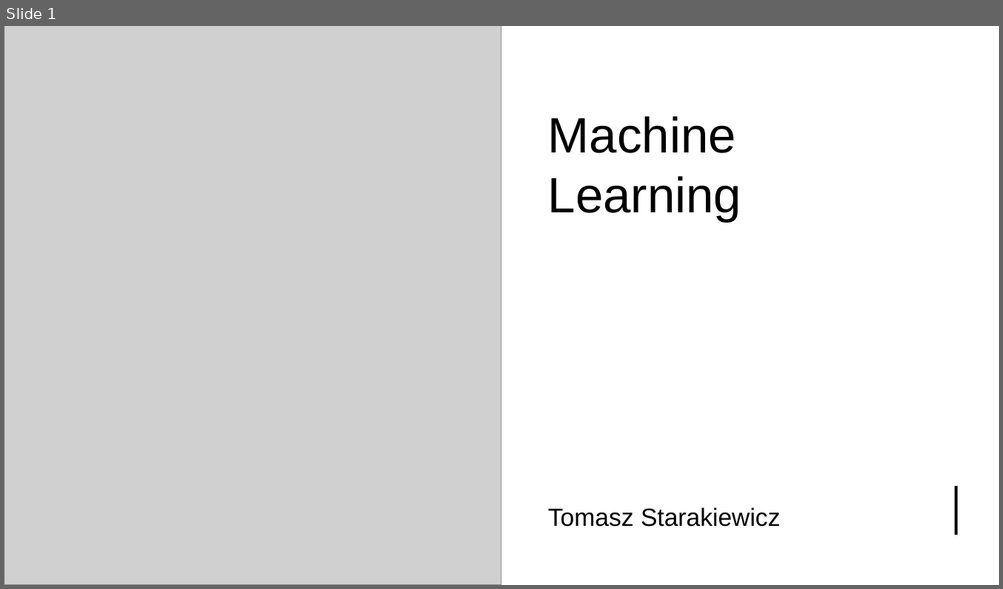
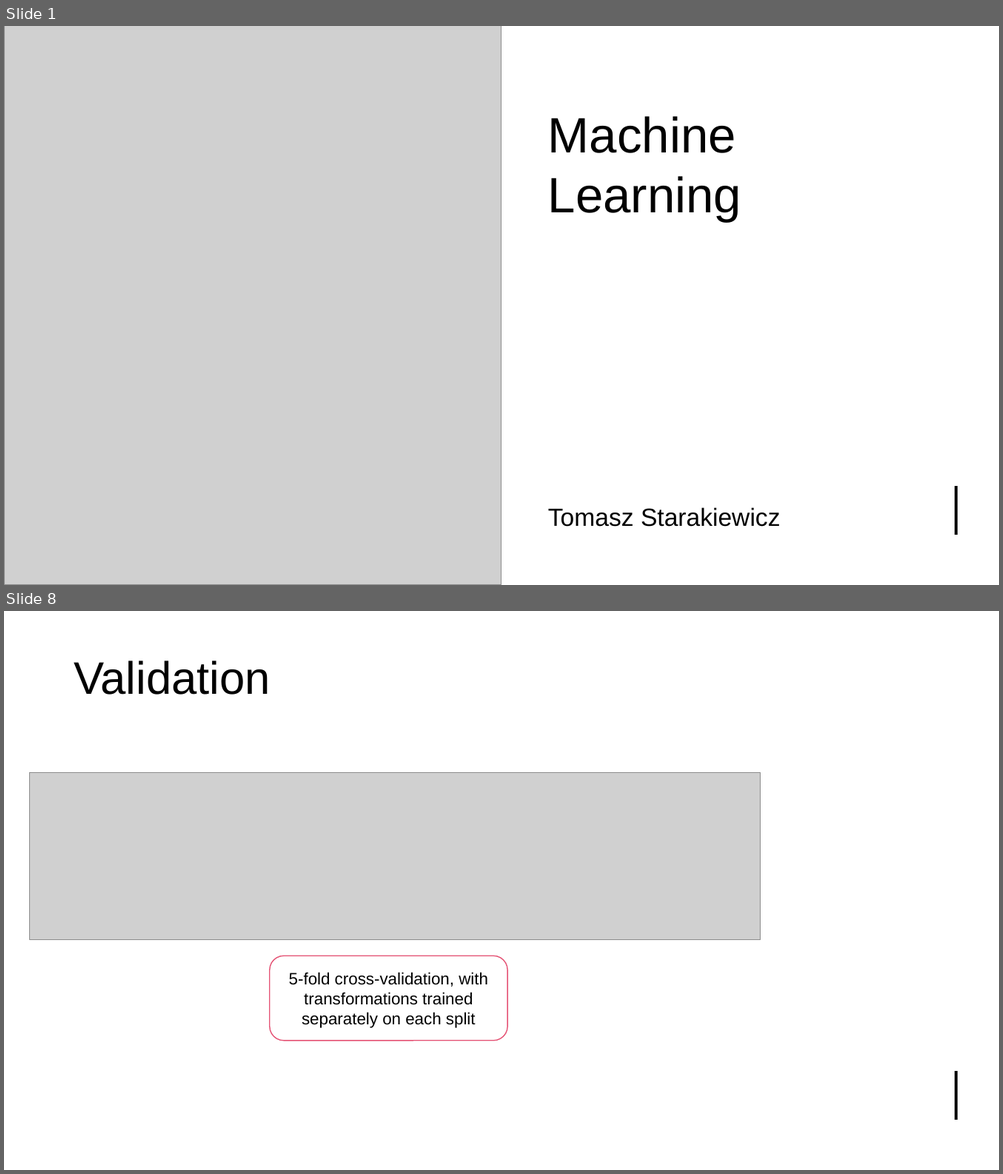
Before and after one commit to tjstarak/DSBA-ML2, a slide deck: slides/ML2_deck.pptx. Shown one above the other, each under a label of ours: slide 1 before the commit, slides 1 and 8 after it; the slides between them are not shown. The pictures are 1003x589 and 1003x1174 pixels, drawn with LibreOffice and Linux fonts; fonts in the diff are those of the drawing; grey boxes stand for pictures. Boxes give left, top, right and bottom in pixels: in the first picture for what was removed or moved away, otherwise in the second. Text is boxed around its words. In the diff, an @@ line names an element or a change of style, - is before the commit and + after.

```diff
--- a/slides/ML2_deck.pptx
+++ b/slides/ML2_deck.pptx
@@ slide 8 added at (4, 611, 999, 1170), background #FFFFFF @@
@@ rectangle added at (4, 611, 999, 1170), fill #FFFFFF @@
@@ rectangle added at (4, 611, 999, 742), fill #FFFFFF @@
@@ title added at (74, 661, 270, 695), 44 pt, text #000000 @@
+Validation
@@ picture added at (29, 773, 760, 940) @@
@@ rounded rectangle added at (270, 957, 508, 1042), outline #E55375 1 pt, 16 pt, text #000000 @@
+5-fold cross-validation, with transformations trained separately on each split
@@ line added from (956, 1071) to (956, 1120), #000000 3 pt @@
```
Also in this commit, not shown: 7 other slides added, 1 slide removed.
